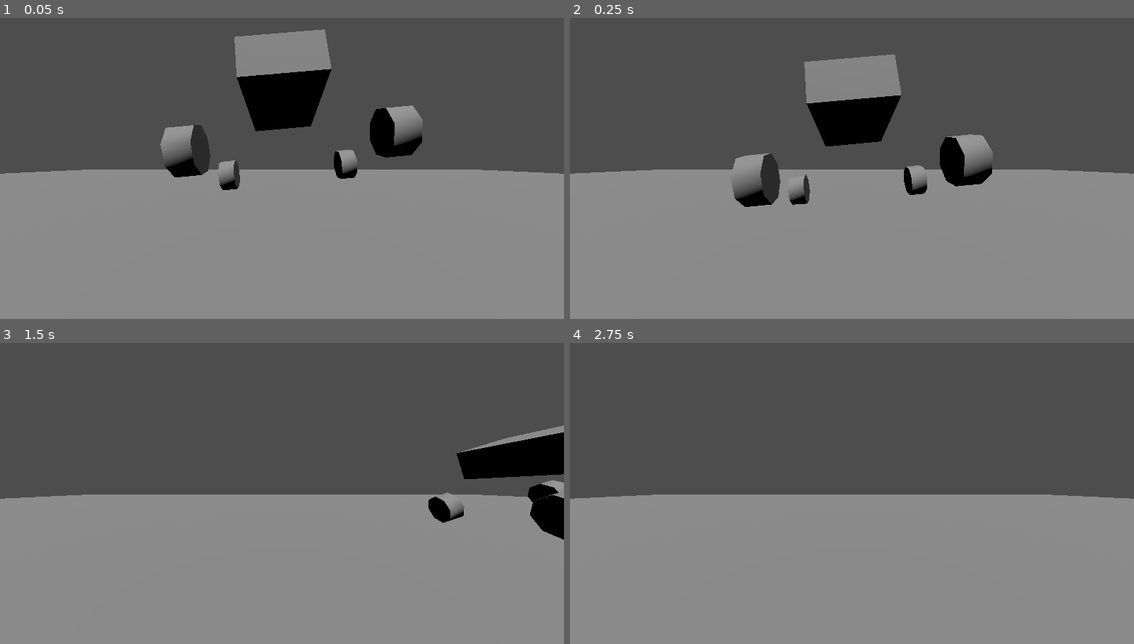
Above: before the commit, frames 1-4 (two rows, left to right).
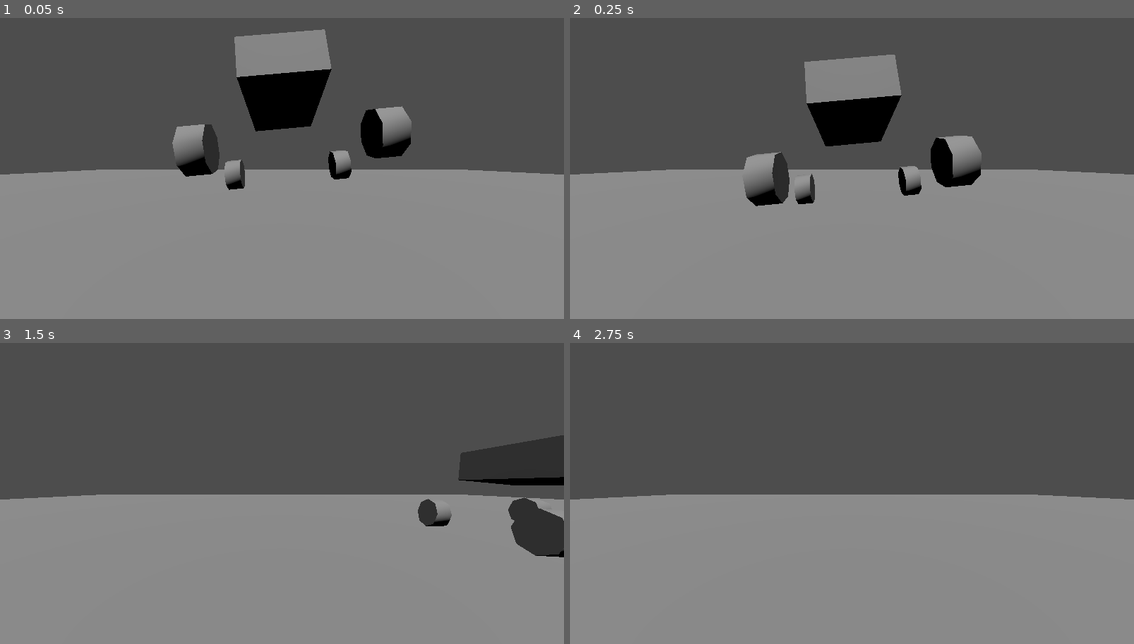
Above: after the commit, the same moments.

Repository: APlatner/robogames-2024
Game: Godot game, scene res://base.tscn
The game is run twice, just before and just after one commit, with the same random seed, the same clock (stepped at 60 frames per second) and the same inputs. The project has no main scene, so this scene is started directly.
Inputs:
- Up to frame 1 (0.05 s): no input
- Up to frame 2 (0.25 s): no input
- Up to frame 3 (1.5 s): hold D (right) 0.53-1.28 s; hold A (left) from 1.28 s (still down)
- Up to frame 4 (2.75 s): release A (left) at 2.03 s; hold D (right) from 2.03 s (still down)

The runs differ from the first frame. In frame 1, 2.3% of the frame differs, in the area x 0-100%, y 29-58%; in frame 2, 2.3%; in frame 3, 5.4%, in the area x 0-100%, y 27-72%; in frame 4, less than 0.1%.

Commit message:
upgrade to godot 4.2. switch to jolt physics. chassis no longer falls over or clips through the ground when sliding sideways.

Diff:
--- a/base.tscn
+++ b/base.tscn
@@ -8,7 +8,7 @@
 size = Vector3(1, 0.5, 1.6)
 
 [sub_resource type="BoxShape3D" id="BoxShape3D_ee3ug"]
-size = Vector3(4, 0.2, 4)
+size = Vector3(30, 1, 30)
 
 [node name="Base" type="Node3D"]
 
@@ -19,8 +19,7 @@
 transform = Transform3D(1, 0, 0, 0, 1, 0, 0, 0, 1, 0, 0, 3)
 
 [node name="CharacterBody3D" type="CharacterBody3D" parent="." node_paths=PackedStringArray("shocks")]
-transform = Transform3D(1, 0, 0, 0, 1, 0, 0, 0, 1, -3, 1, 0)
-visible = false
+transform = Transform3D(1, 0, 0, 0, 1, 0, 0, 0, 1, -6, 1, 0)
 script = ExtResource("1_ol57n")
 shocks = [NodePath("Suspension1"), NodePath("Suspension")]
 
@@ -40,15 +39,18 @@
 transform = Transform3D(1, 0, 0, 0, 1, 0, 0, 0, 1, 0, -0.838757, 0)
 
 [node name="CSGBox3D" type="CSGBox3D" parent="StaticBody3D"]
-size = Vector3(32.233, 0.2, 29.9023)
+size = Vector3(30, 0.2, 30)
 
 [node name="CollisionShape3D" type="CollisionShape3D" parent="StaticBody3D"]
+transform = Transform3D(1, 0, 0, 0, 1, 0, 0, 0, 1, 0, -0.4, 0)
 shape = SubResource("BoxShape3D_ee3ug")
 
 [node name="RigidBody3D" type="RigidBody3D" parent="." node_paths=PackedStringArray("shocks")]
 transform = Transform3D(0.995327, -0.096558, 0, 0.0943055, 0.972108, 0.214735, -0.0207344, -0.213732, 0.976672, 0, 1, 0)
 mass = 25.0
-inertia = Vector3(50, 50, 50)
+inertia = Vector3(15, 15, 15)
+can_sleep = false
+continuous_cd = true
 script = ExtResource("3_e1on1")
 shocks = [NodePath("Suspension"), NodePath("Suspension2"), NodePath("Suspension3"), NodePath("Suspension4")]
 
@@ -56,16 +58,17 @@
 size = Vector3(1, 0.5, 1.6)
 
 [node name="CollisionShape3D" type="CollisionShape3D" parent="RigidBody3D"]
+transform = Transform3D(1, 3.25963e-09, 0, -1.30385e-08, 1, 2.98023e-08, -1.86265e-09, -2.98023e-08, 1, 0, 0, 0)
 shape = SubResource("BoxShape3D_4frkn")
 
 [node name="Suspension" parent="RigidBody3D" instance=ExtResource("2_8xw0x")]
 transform = Transform3D(1, 0, 0, 0, 1, 0, 0, 0, 1, 1, -1, -0.8)
 
 [node name="Suspension2" parent="RigidBody3D" instance=ExtResource("2_8xw0x")]
-transform = Transform3D(1, 0, 0, 0, 1, 0, 0, 0, 1, -1, -1, -0.8)
+transform = Transform3D(-1, 0, -8.74228e-08, 0, 1, 0, 8.74228e-08, 0, -1, -1, -1, -0.8)
 
 [node name="Suspension3" parent="RigidBody3D" instance=ExtResource("2_8xw0x")]
-transform = Transform3D(1, 0, 0, 0, 1, 0, 0, 0, 1, -1, -1, 0.8)
+transform = Transform3D(-1, 0, -8.74228e-08, 0, 1, 0, 8.74228e-08, 0, -1, -1, -1, 0.8)
 
 [node name="Suspension4" parent="RigidBody3D" instance=ExtResource("2_8xw0x")]
 transform = Transform3D(1, 0, 0, 0, 1, 0, 0, 0, 1, 1, -1, 0.8)
--- a/project.godot
+++ b/project.godot
@@ -11,7 +11,7 @@
 [application]
 
 config/name="Robogames"
-config/features=PackedStringArray("4.1", "Forward Plus")
+config/features=PackedStringArray("4.2", "Forward Plus")
 config/icon="res://icon.svg"
 
 [dotnet]
@@ -30,3 +30,7 @@
 "events": [Object(InputEventKey,"resource_local_to_scene":false,"resource_name":"","device":-1,"window_id":0,"alt_pressed":false,"shift_pressed":false,"ctrl_pressed":false,"meta_pressed":false,"pressed":false,"keycode":0,"physical_keycode":68,"key_label":0,"unicode":100,"echo":false,"script":null)
 ]
 }
+
+[physics]
+
+3d/physics_engine="JoltPhysics3D"
--- a/tank/suspension_physics.gd
+++ b/tank/suspension_physics.gd
@@ -16,16 +16,18 @@
 
 func _physics_process(delta: float) -> void:
 
+	if not wheel.is_colliding():
+		force = 0
+	else:
+		compression_amount = (extended_position - wheel.position.y) / (extended_position - compressed_position)
 
-	compression_amount = (extended_position - wheel.position.y) / (extended_position - compressed_position)
-
-	var velocity: = -(compression_amount - previous_compression_amount) / delta
+		var velocity: = -(compression_amount - previous_compression_amount) / delta
 
 
-	force = compression_amount * stiffness - velocity * damping
-	print(force)
+		force = compression_amount * stiffness - velocity * damping
 
-	previous_compression_amount = compression_amount
+		previous_compression_amount = compression_amount
+
 
 func _on_wheel_surface_hit(contact_point: Vector3) -> void:
 
--- a/tank/wheel.tscn
+++ b/tank/wheel.tscn
@@ -6,6 +6,6 @@
 script = ExtResource("1_bbwdc")
 
 [node name="CSGCylinder3D" type="CSGCylinder3D" parent="."]
-transform = Transform3D(-4.37114e-08, 1, 0, -1, -4.37114e-08, 0, 0, 0, 1, 0, 0, 0)
+transform = Transform3D(-4.37114e-08, 1, 0, -1, -4.37114e-08, 0, 0, 0, 1, -0.1, 4.37114e-09, 0)
 radius = 0.25
 height = 0.25
Not shown, added: addons/godot-jolt/LICENSE.txt
Not shown, added: addons/godot-jolt/THIRDPARTY.txt
Not shown, added: addons/godot-jolt/android/libgodot-jolt_android-arm32.so
Not shown, added: addons/godot-jolt/android/libgodot-jolt_android-arm32_editor.so
Not shown, added: addons/godot-jolt/android/libgodot-jolt_android-arm64.so
Not shown, added: addons/godot-jolt/android/libgodot-jolt_android-arm64_editor.so
Not shown, added: addons/godot-jolt/android/libgodot-jolt_android-x64.so
Not shown, added: addons/godot-jolt/android/libgodot-jolt_android-x64_editor.so
Not shown, added: addons/godot-jolt/android/libgodot-jolt_android-x86.so
Not shown, added: addons/godot-jolt/android/libgodot-jolt_android-x86_editor.so
Not shown, added: addons/godot-jolt/godot-jolt.gdextension
Not shown, added: addons/godot-jolt/ios/godot-jolt_ios.framework/Info.plist
(and 18 more such lines)
